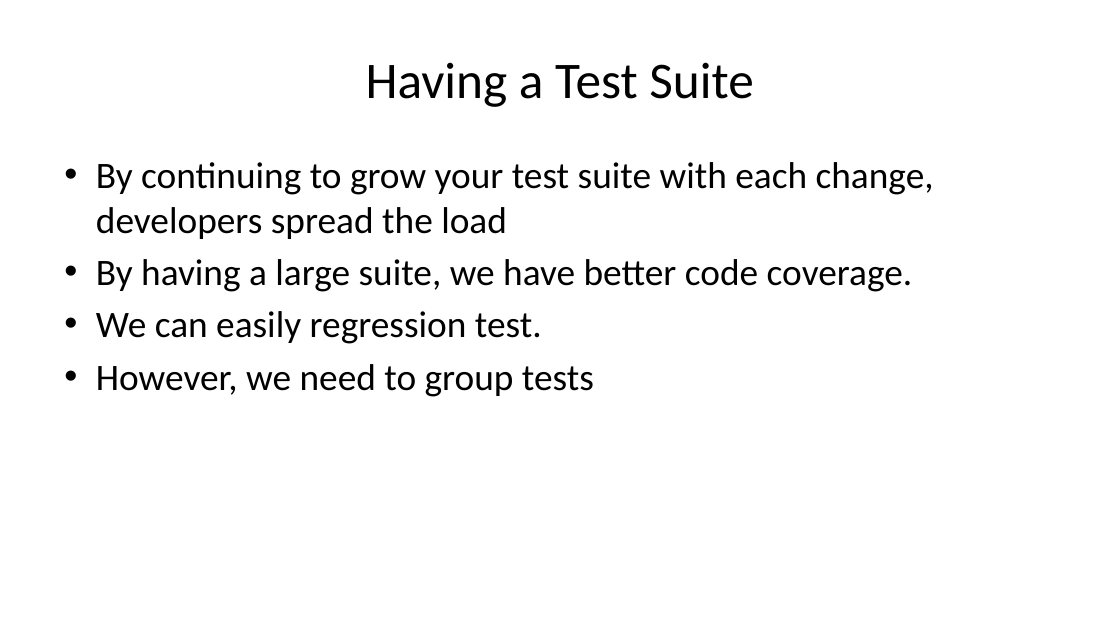
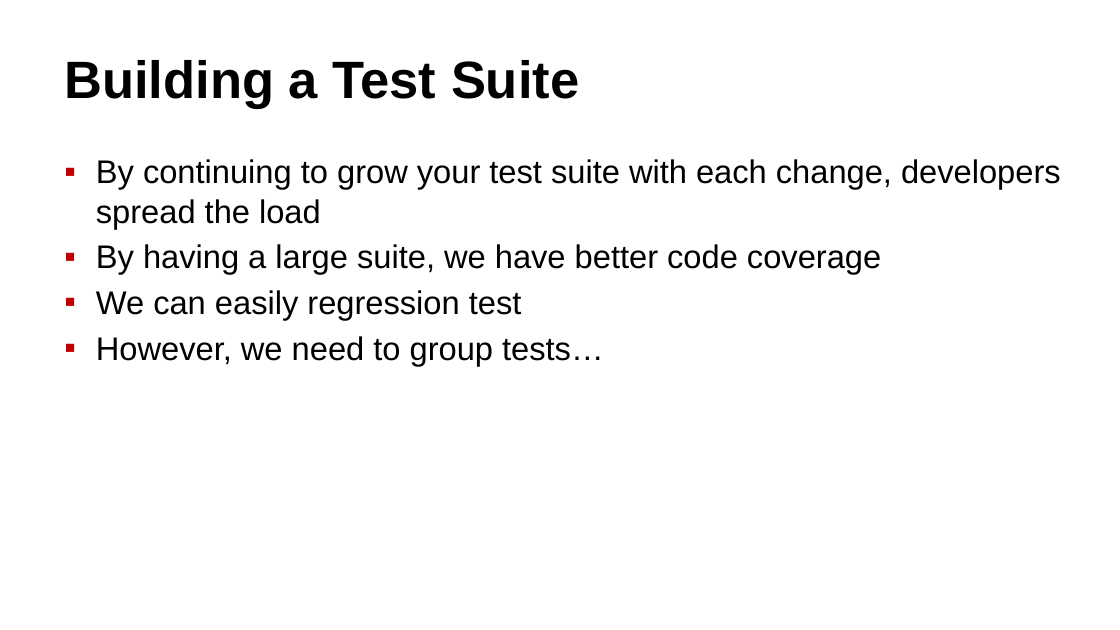
Before and after one commit to way0utwest/TestingTSQL, a slide deck: slide 25 of DB-Delivery-Get-Testing-TSQL.pptx (slide 26 before the commit). Drawn at 1120x630 pixels with LibreOffice and Linux fonts; fonts in the diff are those of the drawing. Boxes give left, top, right and bottom in pixels: in the first picture for what was removed or moved away, otherwise in the second. Text is boxed around its words. In the diff, an @@ line names an element or a change of style, - is before the commit and + after.

Commit message:
Updated layour
Mode consistent styles and slides. Added demo decks, updated Our Story
to include check marks.

```diff
--- a/DB-Delivery-Get-Testing-TSQL.pptx
+++ b/DB-Delivery-Get-Testing-TSQL.pptx
@@ title at bbox=[64, 60, 579, 109]: text changed; size 44 to 45 pt; font Calibri to Arial; bold on @@
-Having a Test Suite
+Building a Test Suite
@@ text at bbox=[96, 159, 1061, 229]: size 32 to 28 pt, font Calibri to Arial in "By continuing to grow your test suite ..."; bullet • to ▪ @@
@@ text at bbox=[96, 244, 881, 366]: text changed; size 32 to 28 pt; font Calibri to Arial @@
-• By having a large suite, we have better code coverage.
-• We can easily regression test.
-• However, we need to group tests
+▪ By having a large suite, we have better code coverage
+▪ We can easily regression test
+▪ However, we need to group tests…
```
Also in this commit, not shown: 26 other slides changed, 1 slide removed.
